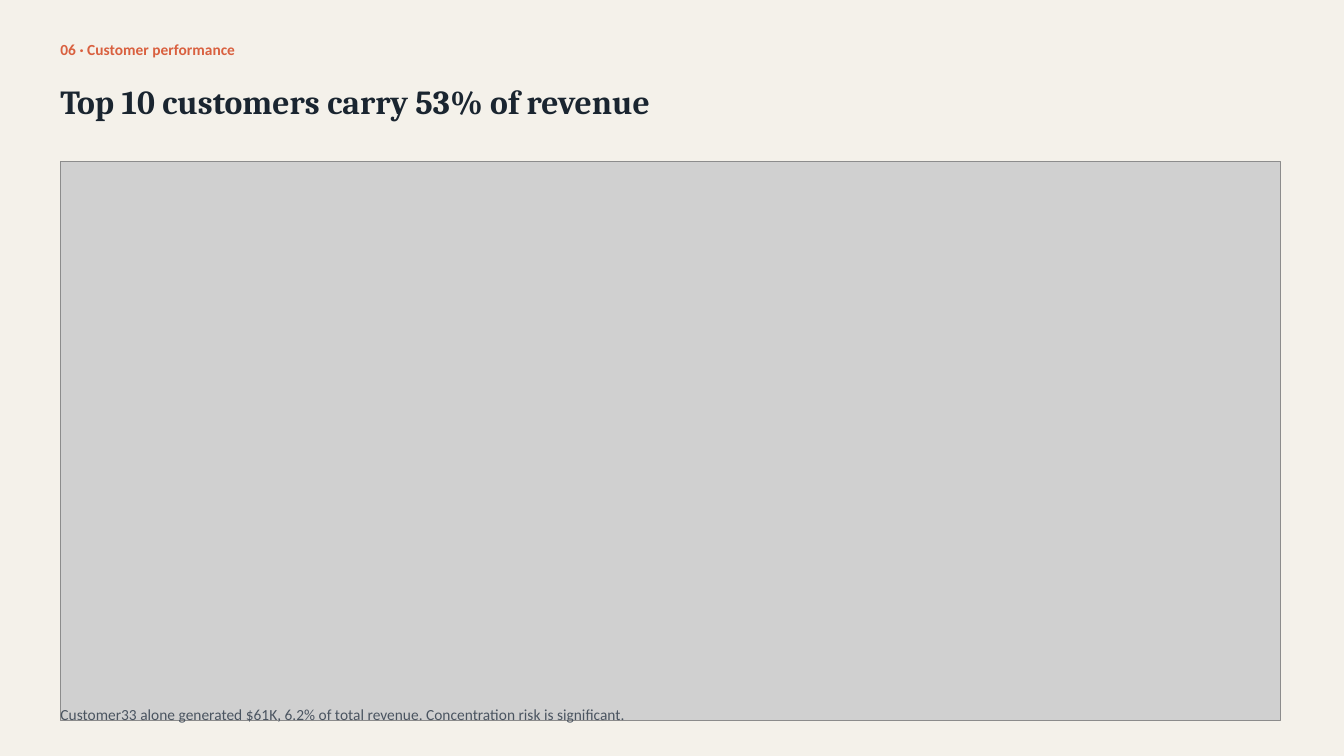
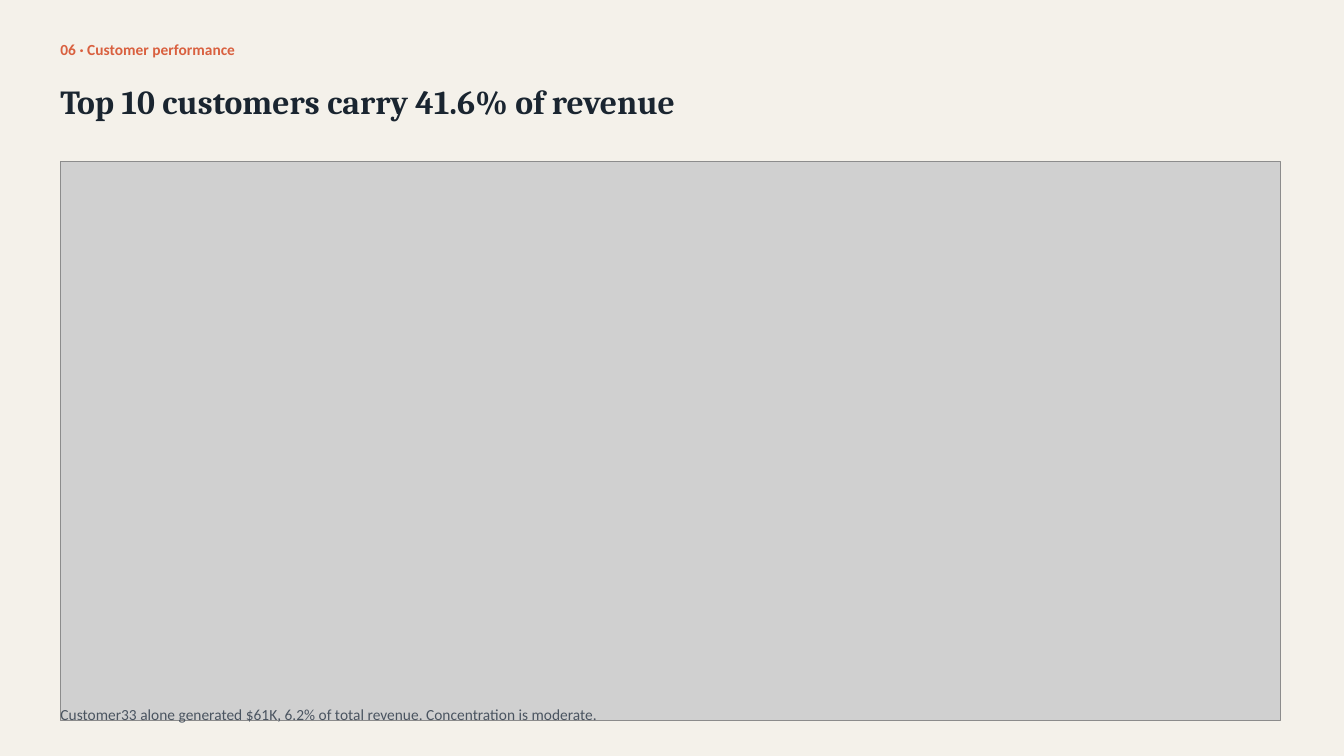
Before and after one commit to bihbrandysango-cloud/Sales-Analysis-Excel, a slide deck: slide 7 of docs/Sales-Analysis-Documentation.pptx. Drawn at 1344x756 pixels with LibreOffice and Linux fonts; fonts in the diff are those of the drawing; grey boxes stand for pictures. Boxes give left, top, right and bottom in pixels: in the first picture for what was removed or moved away, otherwise in the second. Text is boxed around its words. In the diff, an @@ line names an element or a change of style, - is before the commit and + after.

```diff
--- a/docs/Sales-Analysis-Documentation.pptx
+++ b/docs/Sales-Analysis-Documentation.pptx
@@ text at [60,90,675,122]: text changed @@
-Top 10 customers carry 53% of revenue
+Top 10 customers carry 41.6% of revenue
@@ text at [60,707,597,723]: text changed @@
-Customer33 alone generated $61K, 6.2% of total revenue. Concentration risk is significant.
+Customer33 alone generated $61K, 6.2% of total revenue. Concentration is moderate.
```
Also in this commit, not shown: 2 other slides changed, 1 other file.
